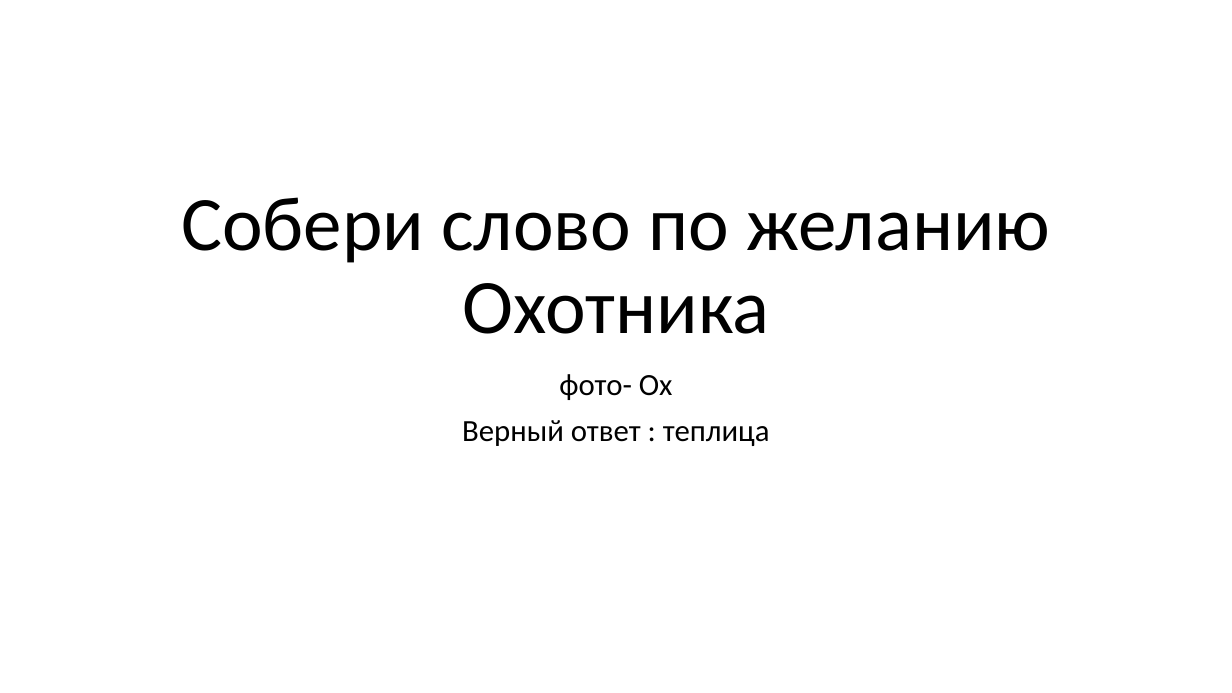
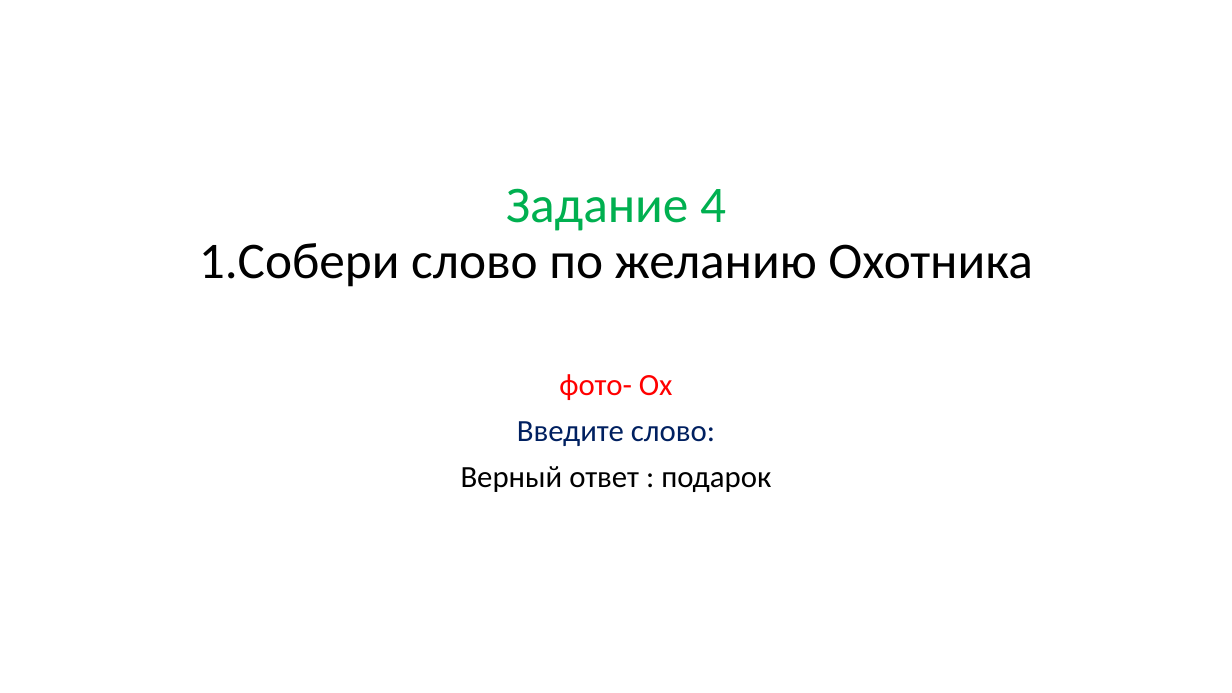
Before and after one commit to vvaassiihhaa/masha, a slide deck: slide 4 of КВЕСТ/Kvest 0504.pptx (slide 10 before the commit). Drawn at 1232x693 pixels with LibreOffice and Linux fonts; fonts in the diff are those of the drawing. Boxes give left, top, right and bottom in pixels: in the first picture for what was removed or moved away, otherwise in the second. Text is boxed around its words. In the diff, an @@ line names an element or a change of style, - is before the commit and + after.

```diff
--- a/КВЕСТ/Kvest 0504.pptx
+++ b/КВЕСТ/Kvest 0504.pptx
@@ title "Задание 4 1.Собери слово по ..." at bbox=[199, 188, 1033, 287]: vertical alignment bottom to middle @@
@@ title at bbox=[199, 188, 1033, 287]: text changed; size 60 to 40 pt @@
-Собери слово по желанию Охотника
+Задание 4
+1.Собери слово по желанию Охотника
@@ subtitle at bbox=[559, 374, 673, 400]: text colour #000000 to #FF0000 in "фото- Ox" @@
@@ subtitle at bbox=[461, 421, 771, 492]: text changed @@
-Верный ответ : теплица
+Введите слово:
+Верный ответ : подарок
```
Also in this commit, not shown: 6 other slides changed, 1 slide added, 2 other files.
